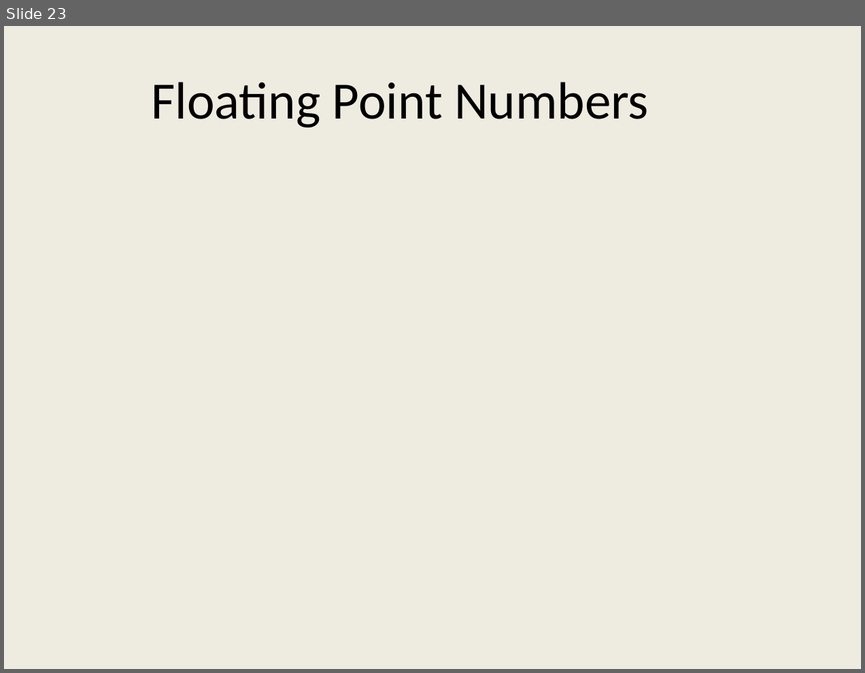
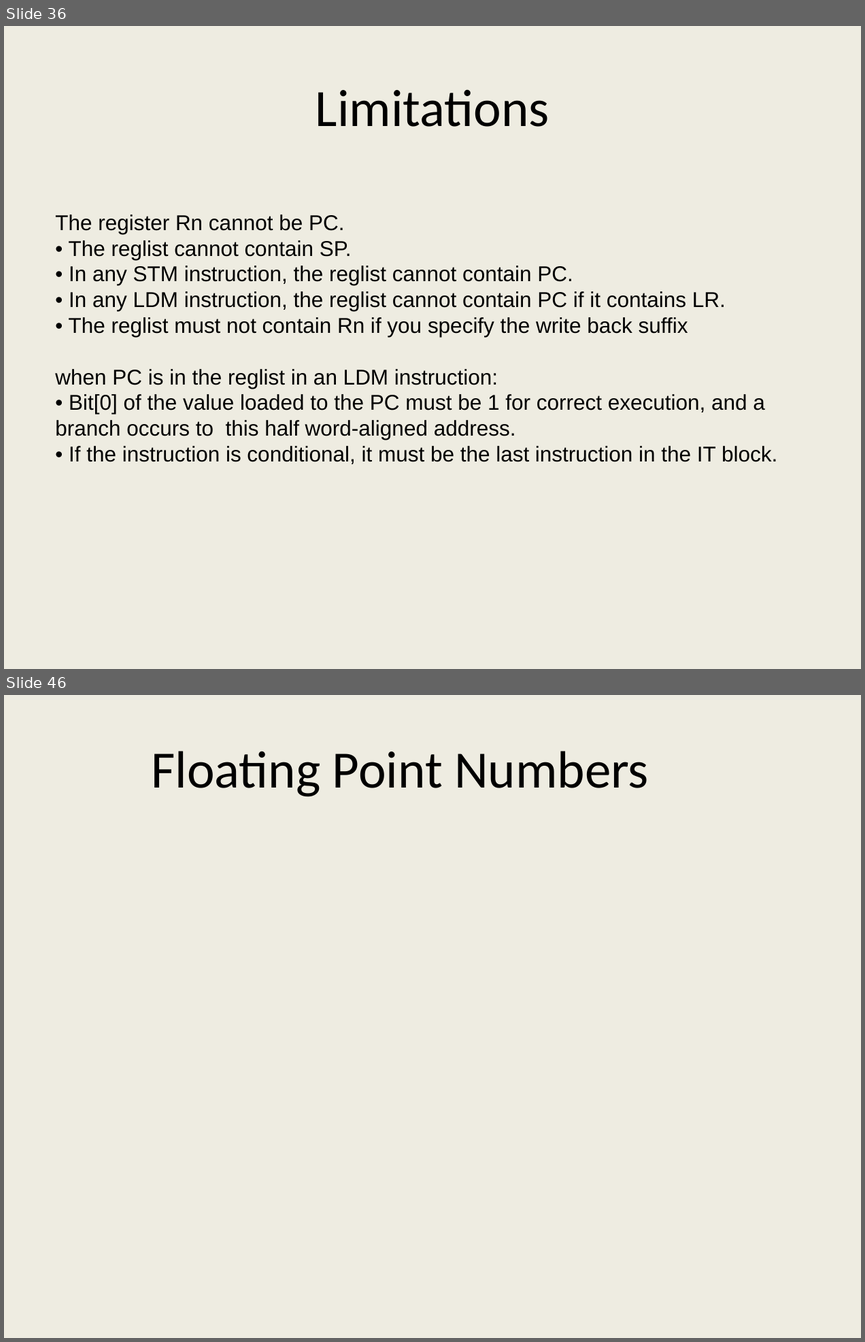
Before and after one commit to girishsukukumar/ARM-Architecture, a slide deck: Module-5.pptx. Shown one above the other, each under a label of ours: slide 23 before the commit, slides 36 and 46 after it; the slides between them are not shown. The pictures are 865x673 and 865x1342 pixels, drawn with LibreOffice and Linux fonts; fonts in the diff are those of the drawing. Boxes give left, top, right and bottom in pixels: in the first picture for what was removed or moved away, otherwise in the second. Text is boxed around its words. In the diff, an @@ line names an element or a change of style, - is before the commit and + after.

```diff
--- a/Module-5.pptx
+++ b/Module-5.pptx
@@ slide 36 added at [4,26,861,669], background #EEECE1 @@
@@ title added at [315,89,549,127], 44 pt, text #000000 @@
+Limitations
@@ text added at [55,214,777,464], 18 pt, text #000000 @@
+The register Rn cannot be PC.
+• The reglist cannot contain SP.
+• In any STM instruction, the reglist cannot contain PC.
+• In any LDM instruction, the reglist cannot contain PC if it contains LR.
+• The reglist must not contain Rn if you specify the write back suffix
+when PC is in the reglist in an LDM instruction:
+• Bit[0] of the value loaded to the PC must be 1 for correct execution, and a branch occurs to this half word-aligned address.
+• If the instruction is conditional, it must be the last instruction in the IT block.
@@ what was slide 23 is now slide 46 @@
```
Also in this commit, not shown: 6 slides changed, 23 other slides added, 1 slide removed.
